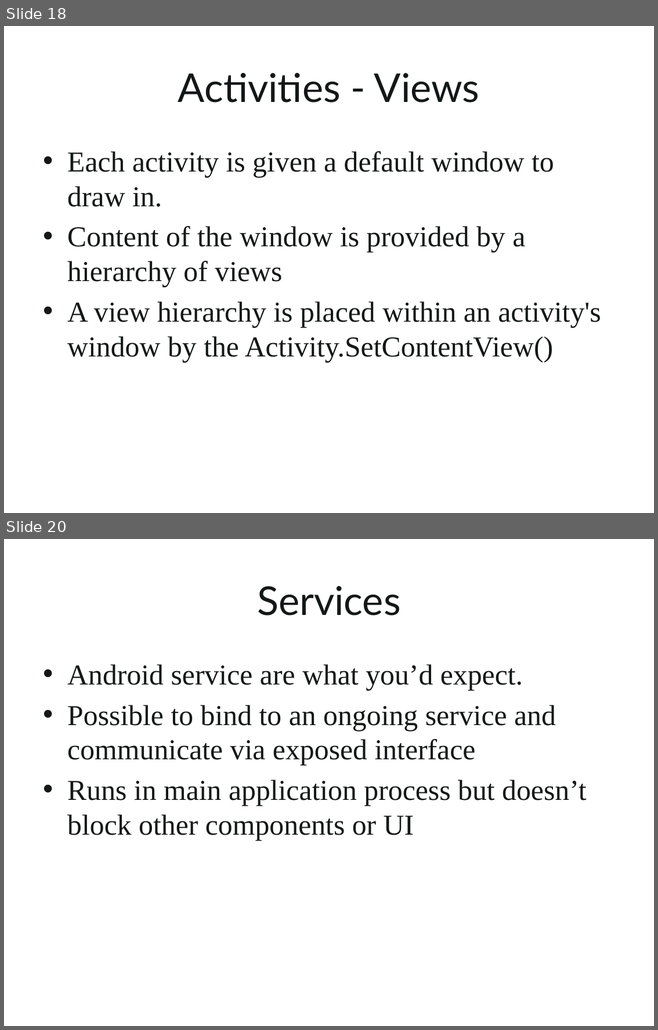
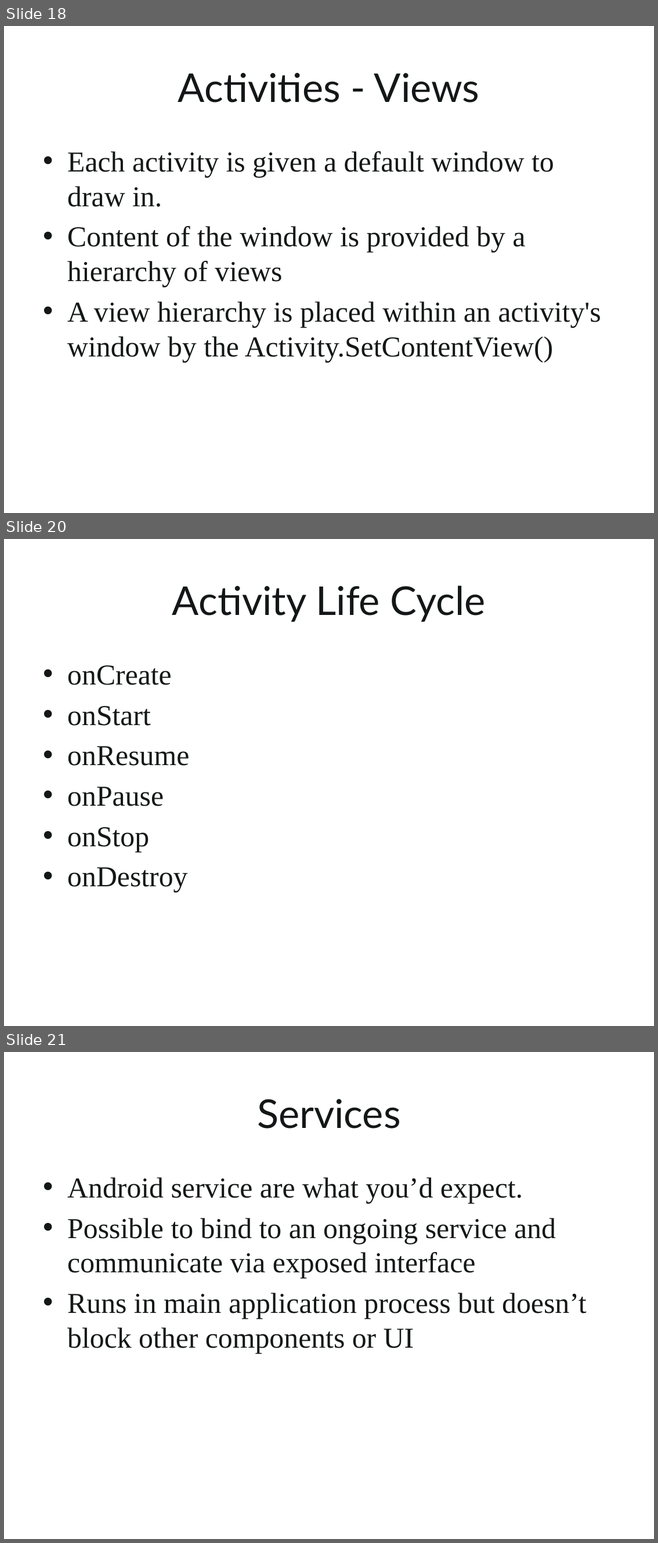
Before and after one commit to kevinmcmahon/MonoDroid101, a slide deck: slides/Monodroid101.pptx. Shown one above the other, each under a label of ours: slides 18 and 20 before the commit, slides 18, 20 and 21 after it; the slides between them are not shown. The pictures are 658x1030 and 658x1543 pixels, drawn with LibreOffice and Linux fonts; fonts in the diff are those of the drawing; background and template pictures are left out. Boxes give left, top, right and bottom in pixels: in the first picture for what was removed or moved away, otherwise in the second. Text is boxed around its words. In the diff, an @@ line names an element or a change of style, - is before the commit and + after.

```diff
--- a/slides/Monodroid101.pptx
+++ b/slides/Monodroid101.pptx
@@ slide 20 added at (4,539,654,1026), background picture (left out) @@
@@ title added at (172,585,485,622), 44 pt, text #141717 @@
+Activity Life Cycle
@@ text added at (67,665,189,893), 32 pt, text #141717 @@
+• onCreate
+• onStart
+• onResume
+• onPause
+• onStop
+• onDestroy
@@ what was slide 20 is now slide 21 @@
```
Also in this commit, not shown: 9 slides changed, 1 other slide added.
